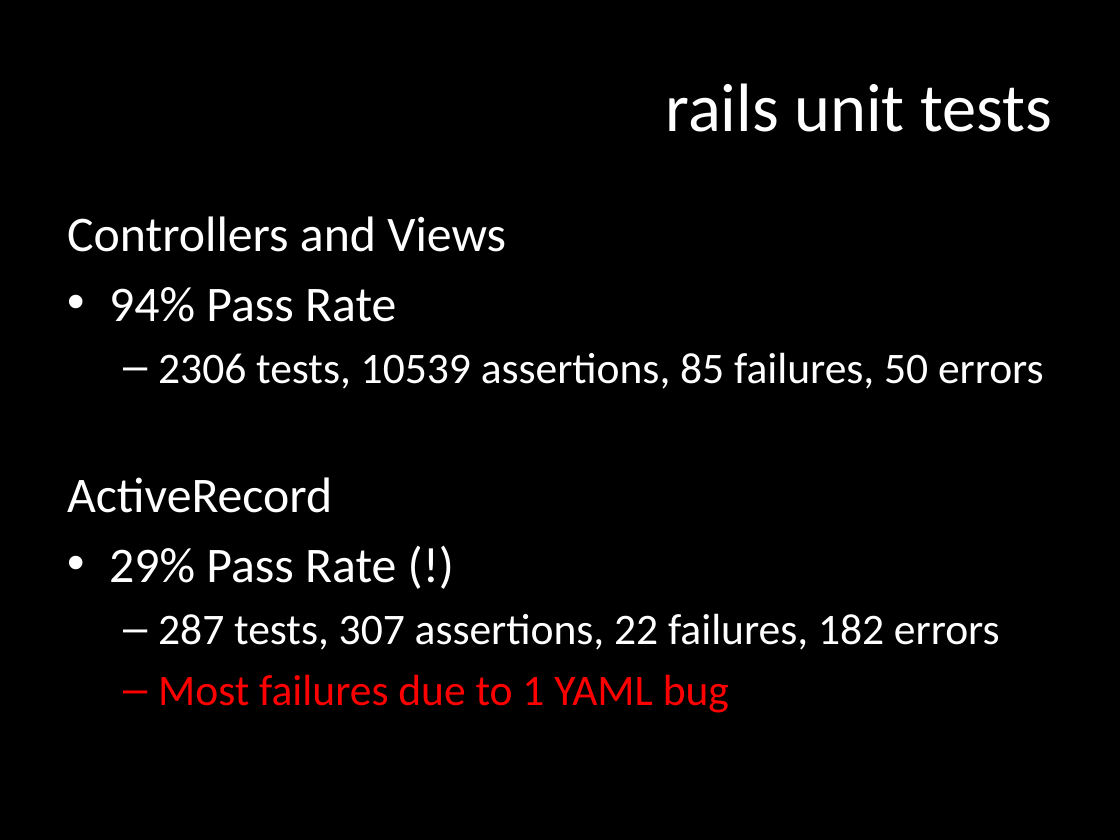
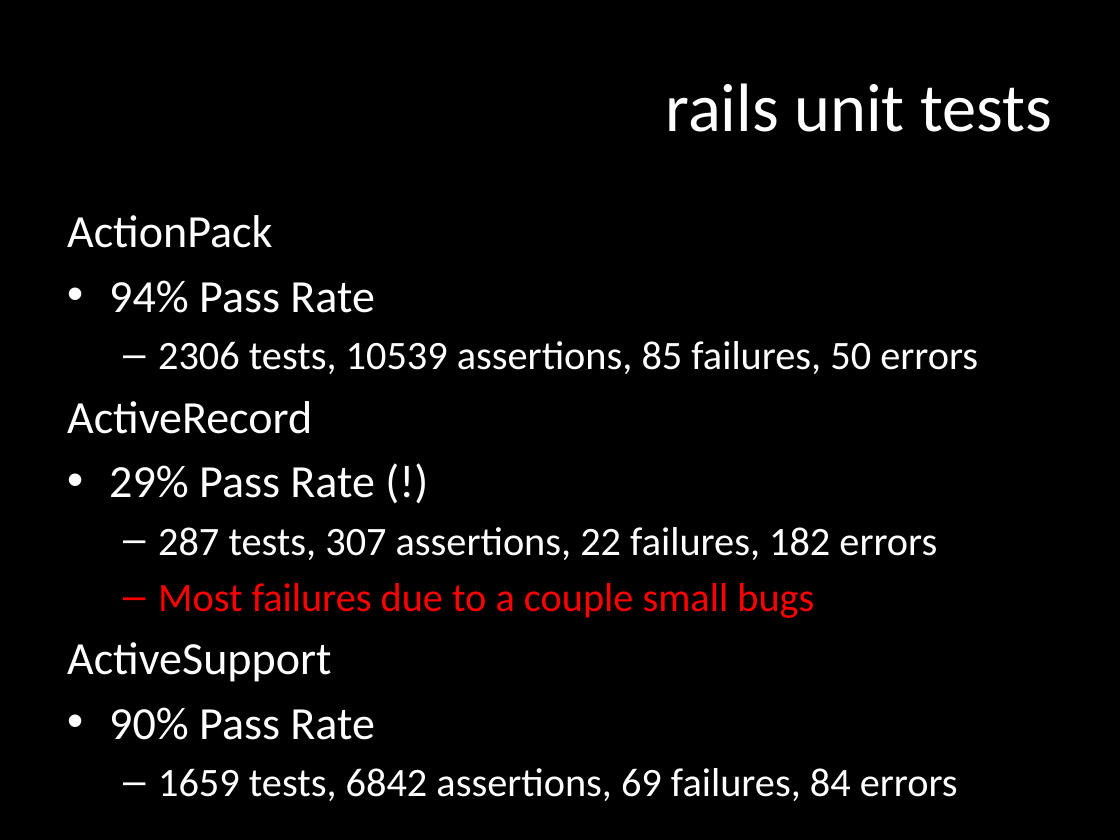
Before and after one commit to jschementi/railsconf09, a slide deck: slide 15 of railsconf09-jschementi.pptx (slide 25 before the commit). Drawn at 1120x840 pixels with LibreOffice and Linux fonts; fonts in the diff are those of the drawing. Boxes give left, top, right and bottom in pixels: in the first picture for what was removed or moved away, otherwise in the second. Text is boxed around its words. In the diff, an @@ line names an element or a change of style, - is before the commit and + after.

```diff
--- a/railsconf09-jschementi.pptx
+++ b/railsconf09-jschementi.pptx
@@ text at (x1=67, y1=215, x2=272, y2=248): text changed; size 32 to 29.6 pt @@
-Controllers and Views
+ActionPack
@@ text at (x1=67, y1=280, x2=978, y2=560): size 32 to 29.6 pt in "94% Pass Rate", "ActiveRecord", "29% Pass Rate (!)"; size 28 to 25.9 pt in "2306 tests, 10539 assertions, 85 failures, 50 ...", "287 tests, 307 assertions, 22 failures, 182 ..." @@
@@ text at (x1=67, y1=583, x2=958, y2=801): text changed; size 28 to 25.9 pt; text colour #FF0000 to #FFFFFF @@
-  – Most failures due to 1 YAML bug
+  – Most failures due to a couple small bugs
+ActiveSupport
+• 90% Pass Rate
+  – 1659 tests, 6842 assertions, 69 failures, 84 errors
```
Also in this commit, not shown: 8 other slides changed, 1 slide added, 1 slide removed.
